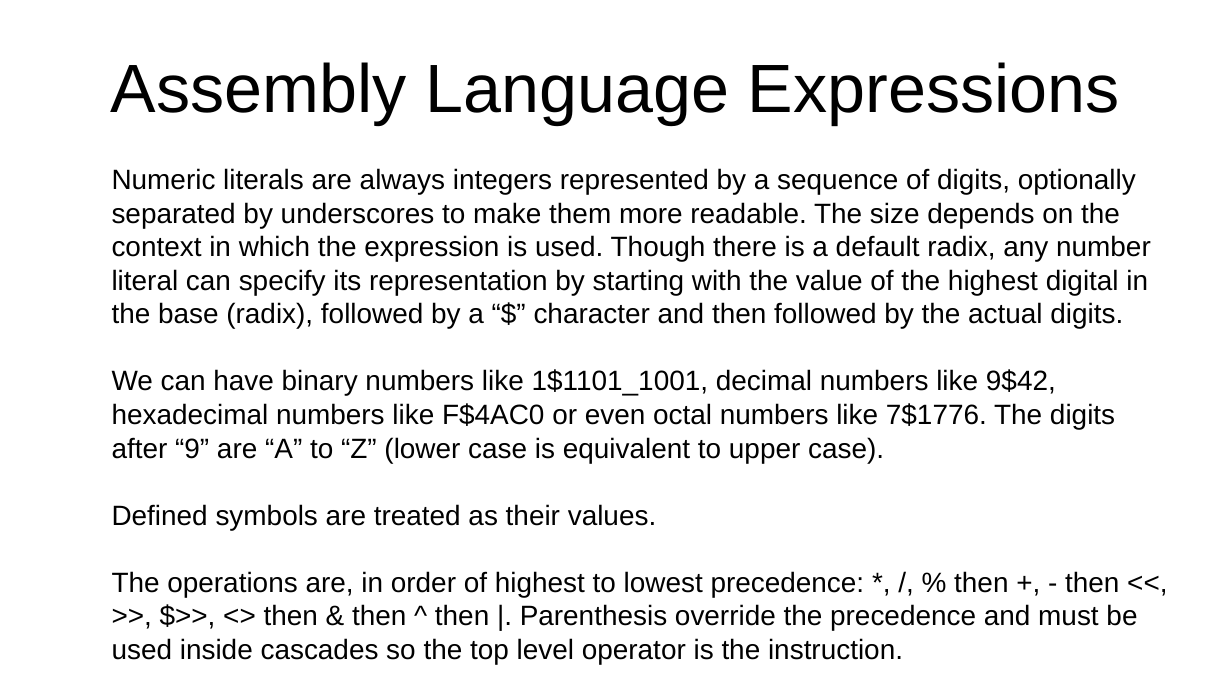
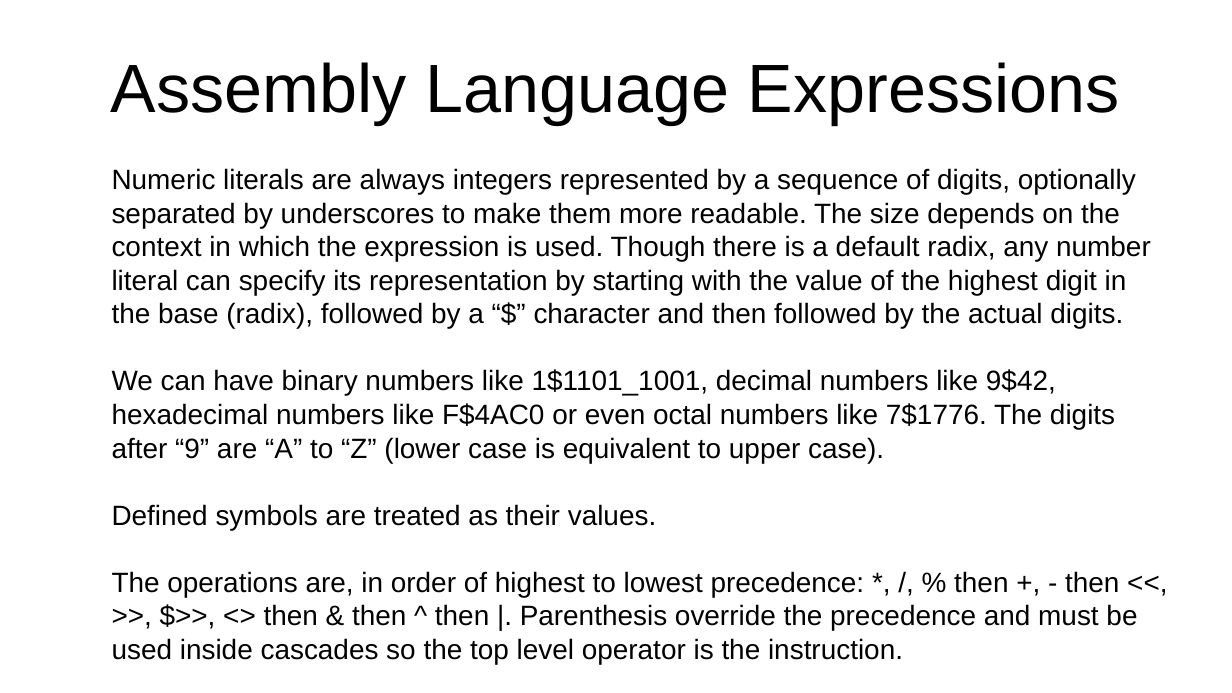
Before and after one commit to jeceljr/baby42, a slide deck: slide 23 of doc/baby42_slides.odp. Drawn at 1232x693 pixels with LibreOffice and Linux fonts; fonts in the diff are those of the drawing. Boxes give left, top, right and bottom in pixels: in the first picture for what was removed or moved away, otherwise in the second. Text is boxed around its words. In the diff, an @@ line names an element or a change of style, - is before the commit and + after.

```diff
--- a/doc/baby42_slides.odp
+++ b/doc/baby42_slides.odp
@@ text at bbox=[112, 168, 1151, 329]: text changed @@
-Numeric literals are always integers represented by a sequence of digits, optionally separated by underscores to make them more readable. The size depends on the context in which the expression is used. Though there is a default radix, any number literal can specify its representation by starting with the value of the highest digital in the base (radix), followed by a “$” character and then followed by the actual digits.
+Numeric literals are always integers represented by a sequence of digits, optionally separated by underscores to make them more readable. The size depends on the context in which the expression is used. Though there is a default radix, any number literal can specify its representation by starting with the value of the highest digit in the base (radix), followed by a “$” character and then followed by the actual digits.
```
Also in this commit, not shown: 7 other slides changed, 2 slides added, 1 slide removed, 1 other file.
